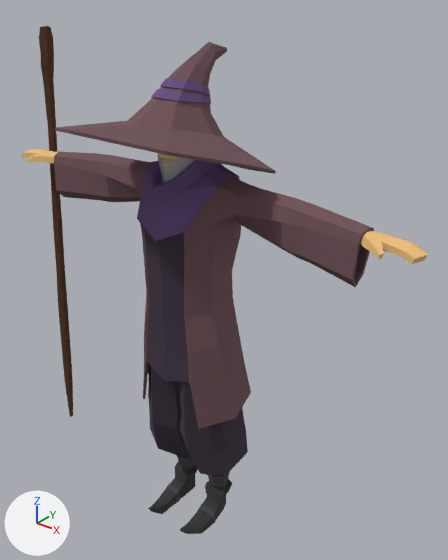
The Blender file wizardsketchfab/Finished-Wizard/Wizard-Finished.blend as it was, and as the next commit left it.
Camera for both pictures: a camera (50 mm lens) standing at (1.41, -1.55, 2.12) and looking at (0.09, 0.09, 1.1). The lights are fixed; the arrows at lower left show +X, +Y and +Z.

Script lines for the objects in view, before the commit:
```python
me_cube_001 = bpy.data.meshes.new('Cube.001')
me_cube_001.from_pydata(...)  # 78 vertices, 74 faces; spans x -0.86..-0.79, y -0.05..0.13, z 0.1..1.95
me_cube_001.materials.append(mat_material)  # picture img_56x56texture_png
me_cube_025 = bpy.data.meshes.new('Cube.025')
me_cube_025.from_pydata(...)  # 1040 vertices, 1061 faces; spans x -0.89..0.89, y -0.47..0.35, z -0.01..1.94
me_cube_025.materials.append(mat_material)  # picture img_56x56texture_png
ob_main_mesh = bpy.data.objects.new('Main_Mesh', me_cube_025)
ob_main_mesh.location = (0.0, 0.0, 0.0)
ob_staff = bpy.data.objects.new('Staff', me_cube_001)
ob_staff.location = (0.0, 0.0, 0.0)
```
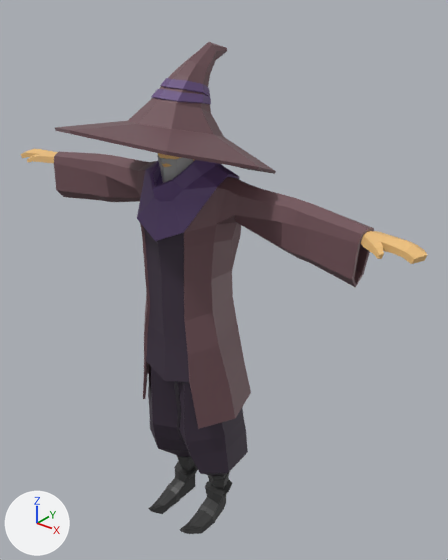
Pixel boxes (x1, y1, x2, y2) of what changed, in the pictures (448 x 560 px):
'Main_Mesh', surface changed, recoloured (brown to grey)
    both: (46, 48, 376, 520)
'Staff', deleted (brown)
    before: (39, 26, 73, 417)

The edits, one by one:
Picture '56x56texture.png' (img_56x56texture_png) is now built by load_image('56x56texture.png.001', '56x56texture.png', 56, 56, 'sRGB') instead of load_image('56x56texture.png', '56x56texture.png', 56, 56, 'sRGB').
Material 'Material.001' (mat_material_001) is new.
Its texture is img_56x56texture_png.
me_cube_025 has 1040 vertices, 1061 faces and spans x -0.89..0.89, y -0.47..0.35, z -0.01..1.94.
me_cube_025 no longer uses material mat_material (picture img_56x56texture_png).
me_cube_025 now uses material mat_material_001 (picture img_56x56texture_png).
Object 'Staff' (ob_staff) is deleted.
